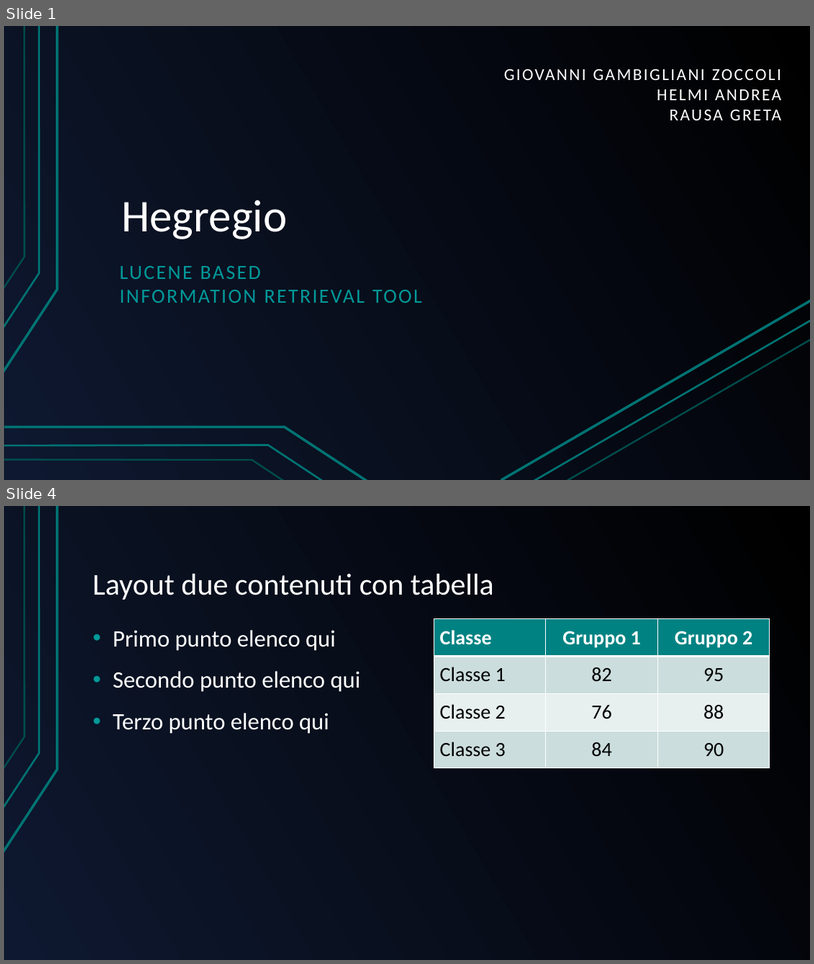
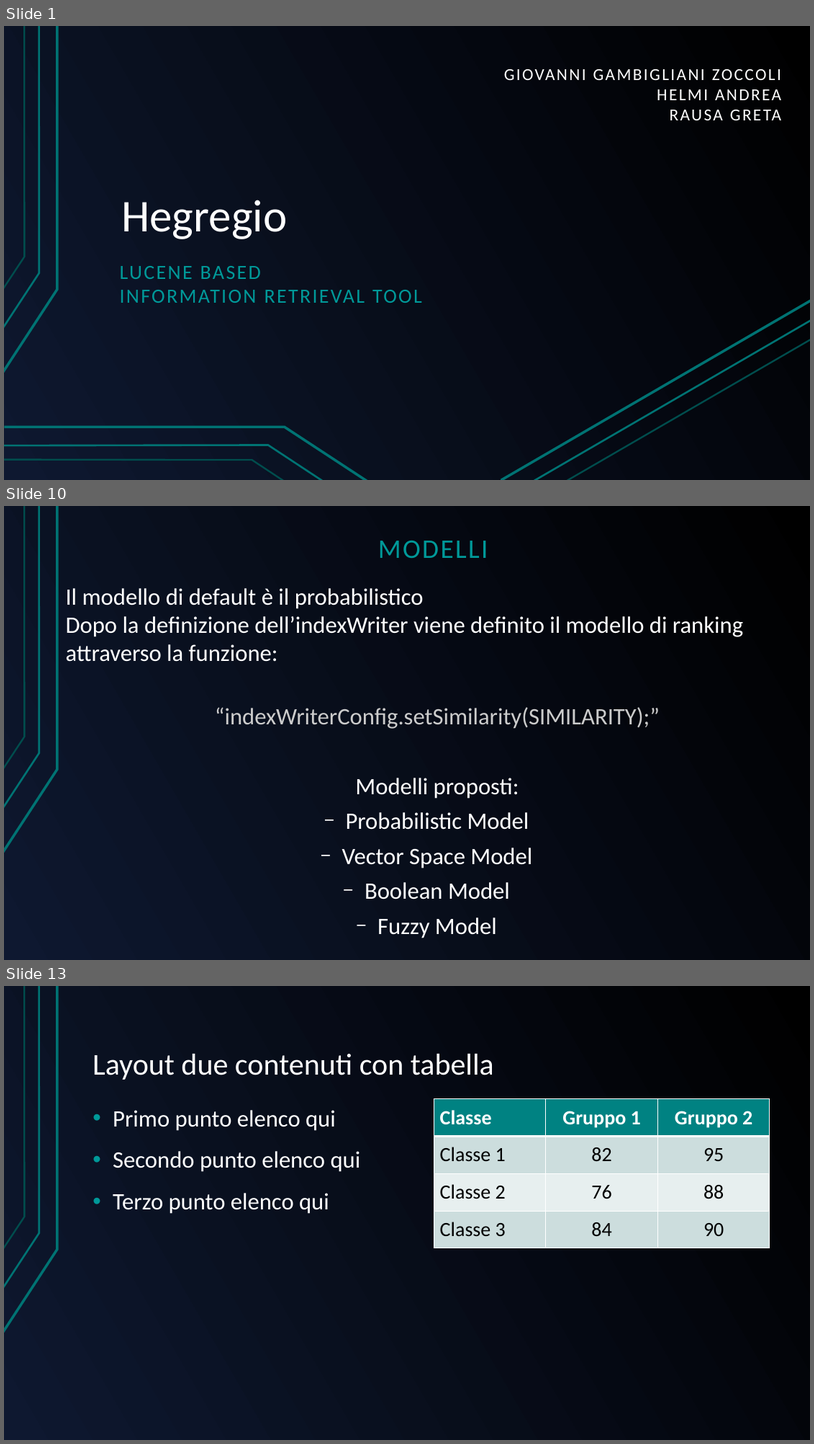
Before and after one commit to GreRagu/ProgettoGavi, a slide deck: Hegregio.odp. Shown one above the other, each under a label of ours: slides 1 and 4 before the commit, slides 1, 10 and 13 after it; the slides between them are not shown. The pictures are 814x964 and 814x1444 pixels, drawn with LibreOffice and Linux fonts; fonts in the diff are those of the drawing. Boxes give left, top, right and bottom in pixels: in the first picture for what was removed or moved away, otherwise in the second. Text is boxed around its words. In the diff, an @@ line names an element or a change of style, - is before the commit and + after.

```diff
--- a/Hegregio.odp
+++ b/Hegregio.odp
@@ slide 10 added at (4, 506, 810, 960), background gradient #000000 to #0E1830; not listed: 3 template elements that a slide beside it also shows @@
@@ text added at (378, 541, 489, 558), 32 pt, text #009999 @@
+MODELLI
@@ text added at (66, 588, 743, 938), 28 pt, text #FFFFFF @@
+Il modello di default è il probabilistico
+Dopo la definizione dell’indexWriter viene definito il modello di ranking attraverso la funzione:
+  “indexWriterConfig.setSimilarity(SIMILARITY);”
+  Modelli proposti:
+  − Probabilistic Model
+  − Vector Space Model
+  − Boolean Model
+  − Fuzzy Model
@@ what was slide 4 is now slide 13 @@
```
Also in this commit, not shown: 11 other slides added, 9 slides removed.
